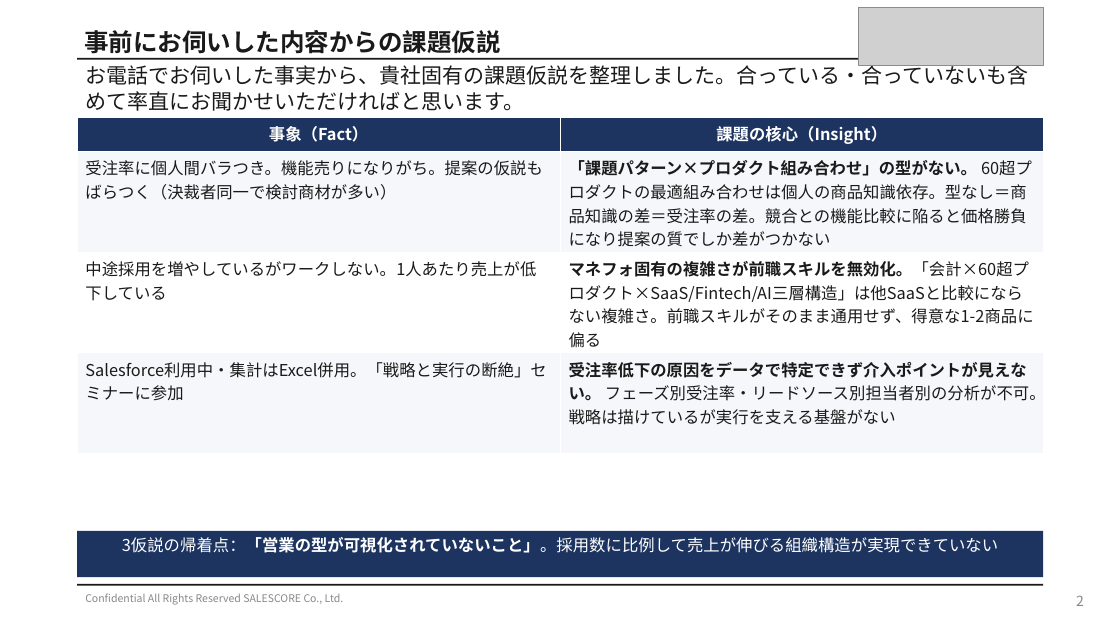
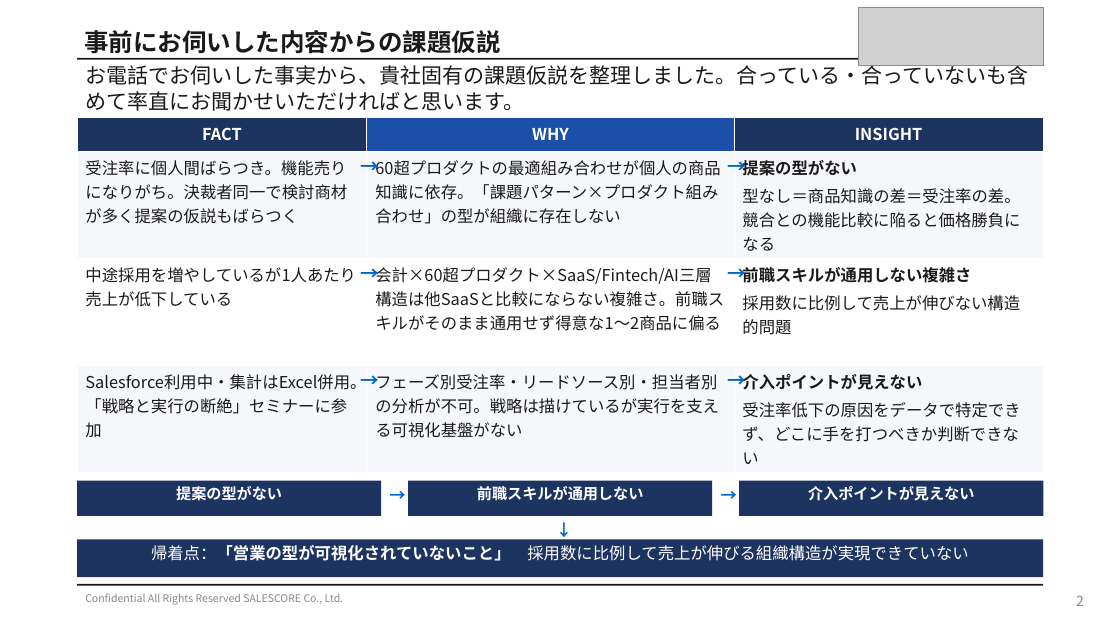
Before and after one commit to shintanagami-netizen/-, a slide deck: slide 2 of slides_p10_p12.pptx. Drawn at 1120x630 pixels with LibreOffice and Linux fonts; fonts in the diff are those of the drawing; grey boxes stand for pictures. Boxes give left, top, right and bottom in pixels: in the first picture for what was removed or moved away, otherwise in the second. Text is boxed around its words. In the diff, an @@ line names an element or a change of style, - is before the commit and + after.

```diff
--- a/slides_p10_p12.pptx
+++ b/slides_p10_p12.pptx
@@ table at (x1=77, y1=118, x2=1044, y2=472) @@
-column 1: 事象（Fact） | 受注率に個人間バラつき。機能売りになりがち。提案の仮説もばらつく（決裁者同一で検討商材が多い） | 中途採用を増やしているがワークしない。1人あたり売上が低下している | Salesforce利用中・集計はExcel併用。「戦略と実行の断絶」セミナーに参加
-column 2: 課題の核心（Insight） | 「課題パターン×プロダクト組み合わせ」の型がない。 60超プロダクトの最適組み合わせは個人の商品知識依存。型なし＝商品知識の差＝受注率の差。競合との機能比較に陥ると価格勝負になり提案の質でしか差がつかない | マネフォ固有の複雑さが前職スキルを無効化。「会計×60超プロダクト×SaaS/Fintech/AI三層構造」は他SaaSと比較にならない複雑さ。前職スキルがそのまま通用せず、得意な1-2商品に偏る | 受注率低下の原因をデータで特定できず介入ポイントが見えない。 フェーズ別受注率・リードソース別担当者別の分析が不可。戦略は描けているが実行を支える基盤がない
+column 1: FACT | 受注率に個人間ばらつき。機能売りになりがち。決裁者同一で検討商材が多く提案の仮説もばらつく | 中途採用を増やしているが1人あたり売上が低下している | Salesforce利用中・集計はExcel併用。「戦略と実行の断絶」セミナーに参加
+column 2: WHY | 60超プロダクトの最適組み合わせが個人の商品知識に依存。「課題パターン×プロダクト組み合わせ」の型が組織に存在しない | 会計×60超プロダクト×SaaS/Fintech/AI三層構造は他SaaSと比較にならない複雑さ。前職スキルがそのまま通用せず得意な1〜2商品に偏る | フェーズ別受注率・リードソース別・担当者別の分析が不可。戦略は描けているが実行を支える可視化基盤がない
+column 3: INSIGHT | 提案の型がない / 型なし＝商品知識の差＝受注率の差。競合との機能比較に陥ると価格勝負になる | 前職スキルが通用しない複雑さ / 採用数に比例して売上が伸びない構造的問題 | 介入ポイントが見えない / 受注率低下の原因をデータで特定できず、どこに手を打つべきか判断できない
@@ text added at (x1=352, y1=151, x2=382, y2=258), 16 pt, text #0066CD, bold @@
+→
@@ text added at (x1=719, y1=151, x2=749, y2=258), 16 pt, text #0066CD, bold @@
+→
@@ text added at (x1=352, y1=258, x2=382, y2=365), 16 pt, text #0066CD, bold @@
+→
@@ text added at (x1=719, y1=258, x2=749, y2=365), 16 pt, text #0066CD, bold @@
+→
@@ text added at (x1=352, y1=365, x2=382, y2=472), 16 pt, text #0066CD, bold @@
+→
@@ text added at (x1=719, y1=365, x2=749, y2=472), 16 pt, text #0066CD, bold @@
+→
@@ rectangle added at (x1=77, y1=481, x2=381, y2=516), fill #1D3461 @@
@@ text added at (x1=176, y1=486, x2=282, y2=501), 13 pt, text #FFFFFF, bold @@
+提案の型がない
@@ text added at (x1=381, y1=481, x2=408, y2=516), 14 pt, text #0066CD, bold @@
+→
@@ rectangle added at (x1=408, y1=481, x2=712, y2=516), fill #1D3461 @@
@@ text added at (x1=477, y1=486, x2=644, y2=501), 13 pt, text #FFFFFF, bold @@
+前職スキルが通用しない
@@ text added at (x1=712, y1=481, x2=739, y2=516), 14 pt, text #0066CD, bold @@
+→
@@ rectangle added at (x1=739, y1=481, x2=1044, y2=516), fill #1D3461 @@
@@ text added at (x1=808, y1=486, x2=975, y2=501), 13 pt, text #FFFFFF, bold @@
+介入ポイントが見えない
@@ rectangle resized from (x1=77, y1=531, x2=1044, y2=577) to (x1=77, y1=539, x2=1044, y2=577) @@
@@ text added at (x1=548, y1=516, x2=573, y2=539), 14 pt, text #0066CD, bold @@
+↓
@@ text at (x1=151, y1=545, x2=968, y2=561): text changed @@
-3仮説の帰着点：「営業の型が可視化されていないこと」。採用数に比例して売上が伸びる組織構造が実現できていない
+帰着点：「営業の型が可視化されていないこと」 採用数に比例して売上が伸びる組織構造が実現できていない
```
Also in this commit, not shown: 2 other files.
